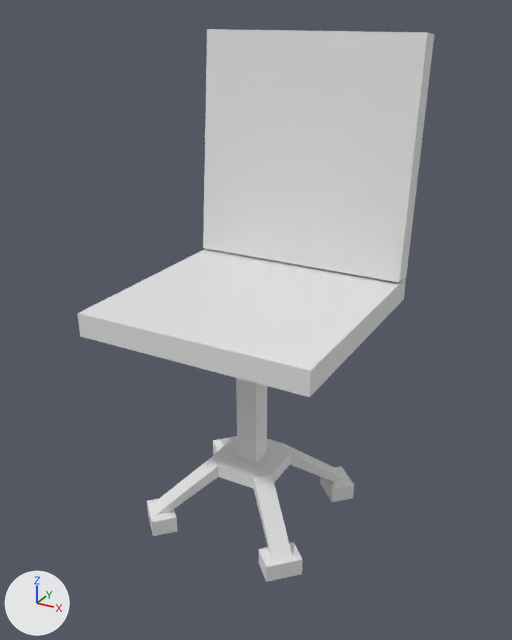
The Blender file Assets/Models/Office_chair.blend: old version first, new version second.
Both versions are drawn from a 50 mm lens placed at (1.064, -2.263, 0.877), pointed at (0.018, -0.36, -0.075). The lights are fixed; the arrows at lower left show +X, +Y and +Z.
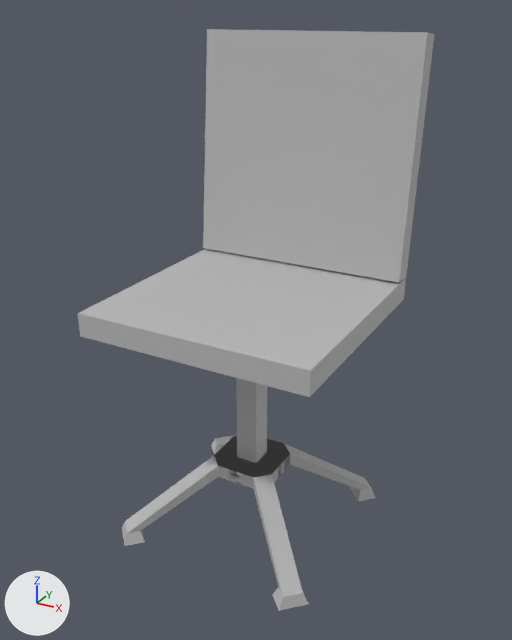
Pixel boxes [x1, y1, x2, y2] of what changed, in the pictures (512 x 640 px):
```json
{"object": "Cube.001", "change": "recoloured", "before": [203, 29, 434, 283], "after": [203, 29, 434, 283]}
{"object": "Cube", "change": "recoloured", "before": [78, 249, 406, 397], "after": [78, 249, 406, 397], "on screen": "white to grey"}
{"object": "Cube.003", "change": "reshaped", "before": [147, 436, 354, 582], "after": [211, 435, 290, 482]}
{"object": "Cube.006", "change": "added", "after": [214, 441, 309, 611]}
{"object": "Cube.005", "change": "added", "after": [122, 443, 288, 546]}
{"object": "Cube.004", "change": "added", "after": [217, 436, 375, 501]}
{"part": 1, "of": "me_cube_003", "change": "cut back", "before": [147, 436, 354, 582], "after": [211, 435, 237, 454]}
{"part": 2, "of": "me_cube_003", "change": "recoloured", "before": [214, 436, 290, 488], "after": [216, 437, 290, 482]}
```

Scene script edits in JSON lines:
```json
{"op": "add", "block": "mat_officechair", "code": ["mat_officechair = principled_material('OfficeChair')", "mat_officechair.base_color = (0.5, 0.5, 0.5)  # grey #bcbcbc"]}
{"block": "me_cube", "where": "me_cube.from_pydata(...)  # 8 vertices, 6 faces; spans x -0.382..0.403, y -0.769..0.016, z -0.055..0.023"}
{"op": "remove", "block": "me_cube", "code": "me_cube.materials.append(mat_material)  # white #e7e7e7"}
{"op": "add", "block": "me_cube", "code": "me_cube.materials.append(mat_officechair)  # grey #bcbcbc"}
{"block": "me_cube_001", "where": "me_cube_001.from_pydata(...)  # 8 vertices, 6 faces; spans x -0.382..0.403, y -0.057..0.089, z 0.021..0.81"}
{"op": "add", "block": "me_cube_001", "code": "me_cube_001.materials.append(mat_officechair)  # grey #bcbcbc"}
{"block": "me_cube_003", "where": "# used by ob_cube_003; location = (0.0, 0.0, 0.0)"}
{"op": "remove", "block": "me_cube_003", "code": "me_cube_003.from_pydata(...)  # 112 vertices, 118 faces; spans x -0.303..0.325, y -0.691..-0.062, z -0.831..-0.601"}
{"op": "add", "block": "me_cube_003", "code": "me_cube_003.from_pydata(...)  # 72 vertices, 74 faces; spans x -0.366..0.129, y -0.495..0.0, z -0.861..-0.601"}
{"block": "me_cube_003", "change": "me_cube_003 part 1"}
{"block": "me_cube_003", "change": "44 vertices are removed from x -0.303..0.325, y -0.691..-0.062, z -0.831..-0.763"}
{"block": "me_cube_003", "change": "51 faces are deleted"}
{"block": "me_cube_003", "change": "3 vertices in x -0.236..-0.189, y -0.177..-0.096, z -0.763 move by (-0.076, 0.076, -0.059)"}
{"block": "me_cube_003", "change": "1 vertex moves from x -0.269, y -0.144, z -0.763 to x -0.346, y -0.067, z -0.822"}
{"block": "me_cube_003", "change": "4 vertices are added at (-0.366, -0.071, -0.861), (-0.295, 0.0, -0.861), (-0.316, -0.121, -0.861), (-0.245, -0.05, -0.861)"}
{"block": "me_cube_003", "change": "7 new faces join them"}
{"block": "me_cube_003", "change": "me_cube_003 part 2: 69 faces spanning x -0.346..0.129, y -0.495..-0.02, z -0.822..-0.601 switch from no material to mat_officechair (grey #bcbcbc)"}
{"op": "add", "block": "me_cube_006", "code": ["me_cube_006 = bpy.data.meshes.new('Cube.006')", "me_cube_006.from_pydata(...)  # 72 vertices, 74 faces; spans x -0.108..0.387, y -0.753..-0.258, z -0.861..-0.601", "me_cube_006.materials.append(mat_officechair)  # grey #bcbcbc"]}
{"op": "add", "block": "me_cube_005", "code": ["me_cube_005 = bpy.data.meshes.new('Cube.005')", "me_cube_005.from_pydata(...)  # 72 vertices, 74 faces; spans x -0.366..0.129, y -0.753..-0.258, z -0.861..-0.601", "me_cube_005.materials.append(mat_officechair)  # grey #bcbcbc"]}
{"op": "add", "block": "me_cube_004", "code": ["me_cube_004 = bpy.data.meshes.new('Cube.004')", "me_cube_004.from_pydata(...)  # 72 vertices, 74 faces; spans x -0.108..0.387, y -0.495..0.0, z -0.861..-0.601", "me_cube_004.materials.append(mat_officechair)  # grey #bcbcbc"]}
{"op": "add", "block": "ob_cube_006", "code": ["ob_cube_006 = bpy.data.objects.new('Cube.006', me_cube_006)", "ob_cube_006.location = (0.0, 0.0, 0.0)"]}
{"op": "add", "block": "ob_cube_005", "code": ["ob_cube_005 = bpy.data.objects.new('Cube.005', me_cube_005)", "ob_cube_005.location = (0.0, 0.0, 0.0)"]}
{"op": "add", "block": "ob_cube_004", "code": ["ob_cube_004 = bpy.data.objects.new('Cube.004', me_cube_004)", "ob_cube_004.location = (0.0, 0.0, 0.0)"]}
```
